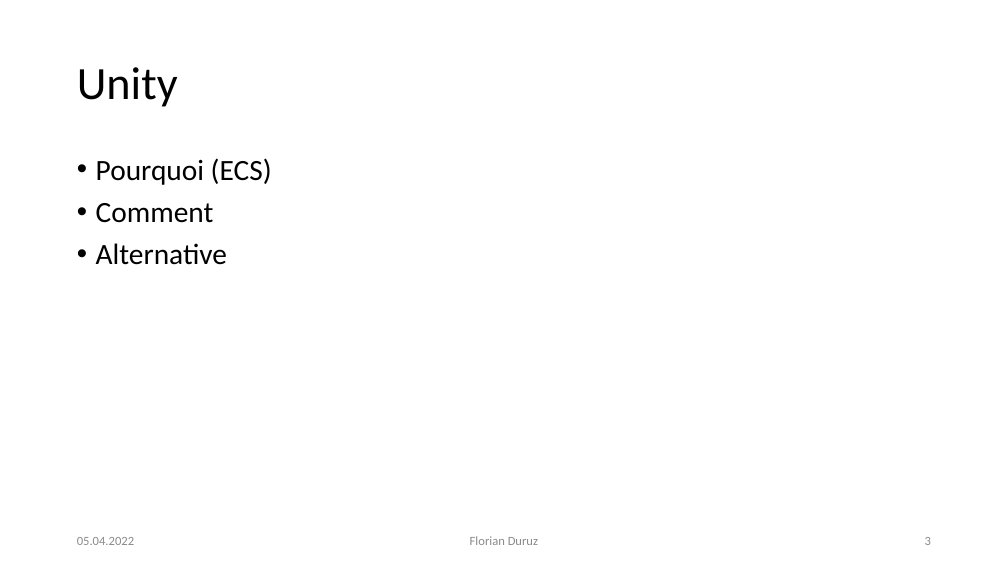
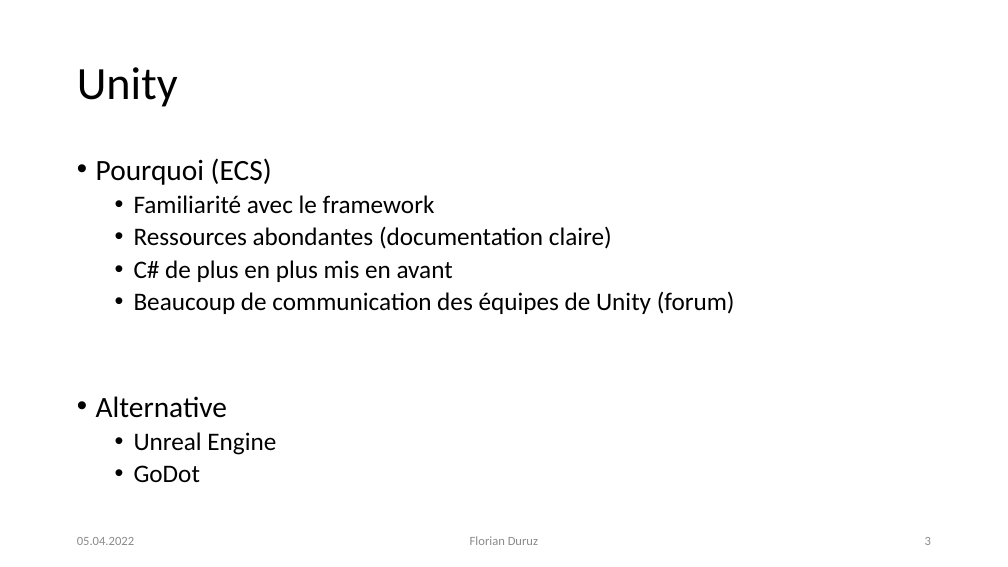
Before and after one commit to Cat-du-Fromage/KaizerWald_TowerDefense, a slide deck: slide 3 of Documentation/DefensePresentation.pptx. Drawn at 1008x567 pixels with LibreOffice and Linux fonts; fonts in the diff are those of the drawing. Boxes give left, top, right and bottom in pixels: in the first picture for what was removed or moved away, otherwise in the second. Text is boxed around its words. In the diff, an @@ line names an element or a change of style, - is before the commit and + after.

```diff
--- a/Documentation/DefensePresentation.pptx
+++ b/Documentation/DefensePresentation.pptx
@@ text at (134, 195, 735, 314): text changed; size 28 to 24 pt @@
-• Comment
+  • Familiarité avec le framework
+  • Ressources abondantes (documentation claire)
+  • C# de plus en plus mis en avant
+  • Beaucoup de communication des équipes de Unity (forum)
@@ text at (134, 432, 276, 482): paragraphs added @@
+  • Unreal Engine
+  • GoDot
```
Also in this commit, not shown: 5 other slides changed, 2 slides added.
